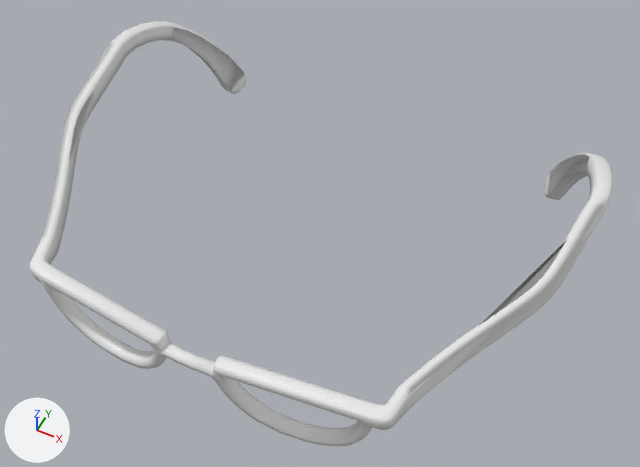
The glTF model assets/characters/parts/glasses_halfmoon.glb as it was, and as the next commit left it.
Before and after are seen from a 50 mm lens placed at (0.431, -0.918, 2.583), pointed at (0.031, -0.119, 1.584). Lighting does not change. The marker at lower left points along +X, +Y and +Z. The first picture is the older version. Vertices at exactly the same position are counted once.

Before the edit, the objects in view are built like this:
```python
mat_frames = principled_material('frames')
mat_frames.base_color = (0.8, 0.8, 0.8)  # white #e7e7e7
me_frames = bpy.data.meshes.new('frames')
me_frames.from_pydata(...)  # 1734 vertices, 3412 faces; spans x -0.408..0.408, y -0.438..0.231, z 1.498..1.718
me_frames.materials.append(mat_frames)  # white #e7e7e7
ob_frames = bpy.data.objects.new('frames', me_frames)
ob_frames.location = (0.0, 0.0, 0.0)
```
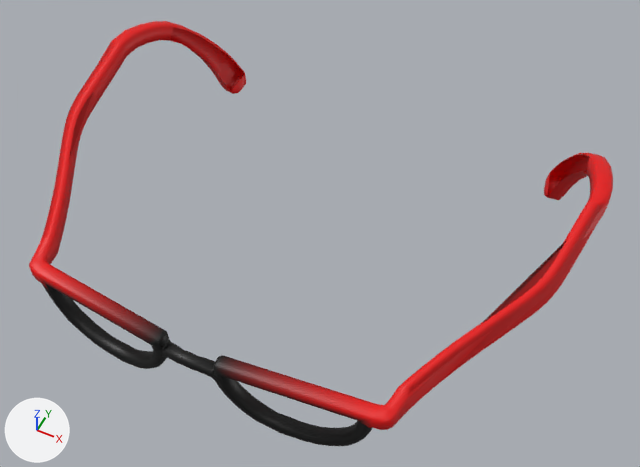
Commit message: Glasses temple cut follows the owner's Blender seams

Edits to the bpy script that builds the scene:
```text
Change mat_frames:
    add n2 = _N.new('ShaderNodeMix'); n2.name = 'Mix'
    add n2.data_type = 'RGBA'
    add n2.blend_type = 'MULTIPLY'
    add n2.inputs[0].default_value = 1.0  # 'Factor'
    add n2.inputs[7].default_value = (0.8, 0.8, 0.8, 1.0)  # 'B', white #e7e7e7
    add n3 = _N.new('ShaderNodeVertexColor'); n3.name = 'Color Attribute'
    where n0 = _N.new('ShaderNodeBsdfPrincipled'); n0.name = 'Principled BSDF'
    add _L.new(n2.outputs[2], n0.inputs[0])  # 'Result' to 'Base Color'
    add _L.new(n3.outputs[0], n2.inputs[6])  # 'Color' to 'A'
Change me_frames:
    where me_frames.from_pydata(...)  # 1734 vertices, 3412 faces; spans x -0.408..0.408, y -0.438..0.231, z 1.498..1.718
    used by ob_frames; location = (0.0, 0.0, 0.0)
    me_frames part 1: vertex colours changed
```

Pixel boxes (x1, y1, x2, y2) of what changed, in the pictures (640 x 467 px):
'frames', recoloured
    both: (29, 21, 613, 446)
